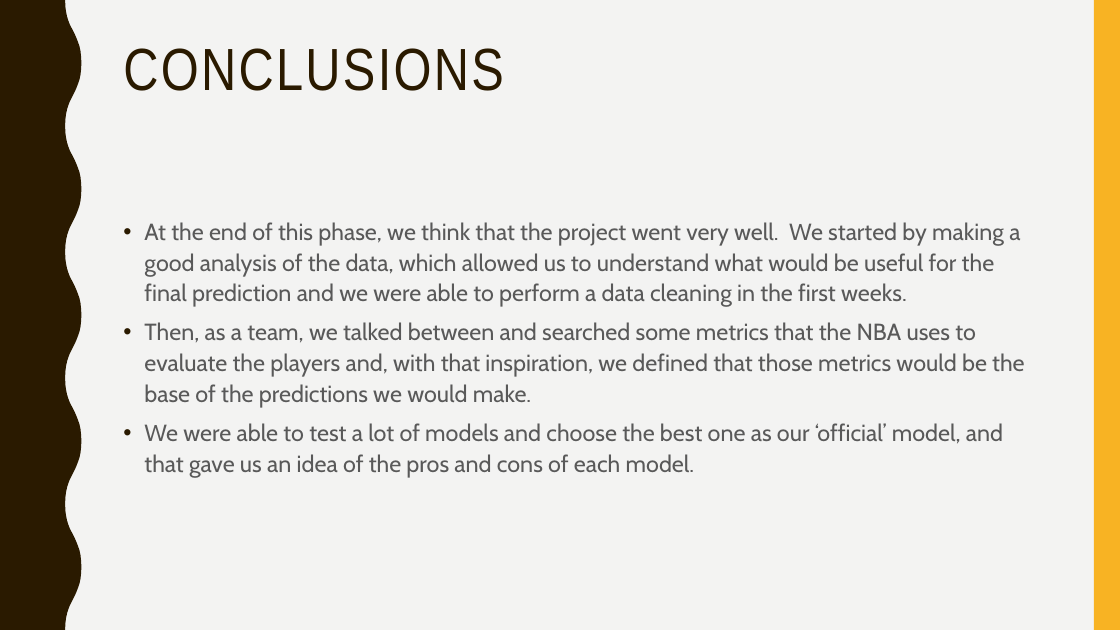
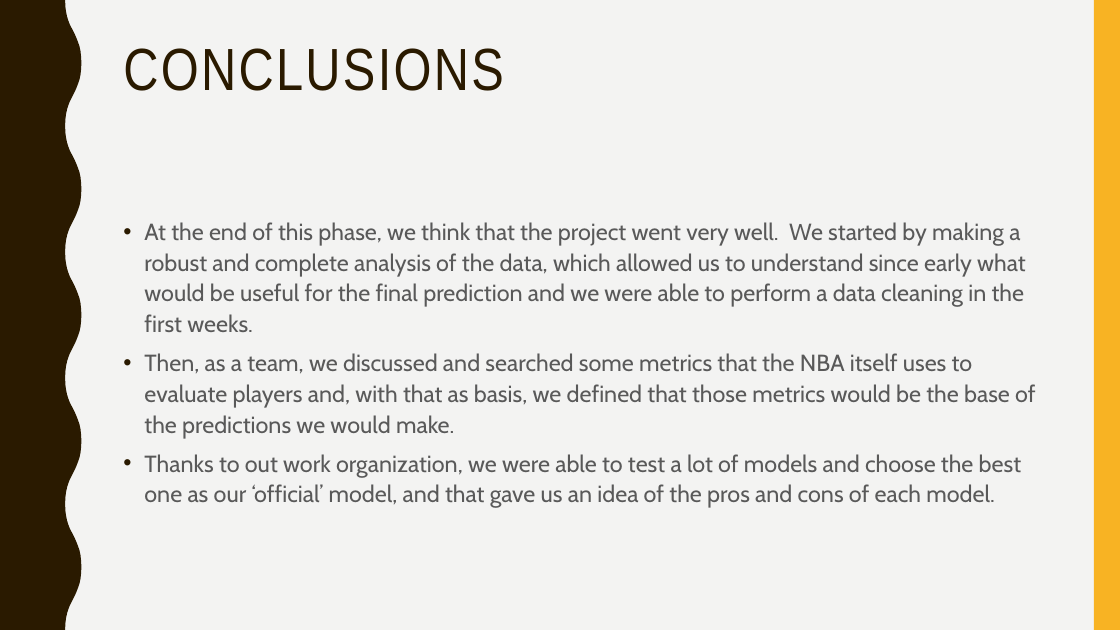
Before and after one commit to afs202005277/AC, a slide deck: slide 13 of ppt projeto.pptx (slide 24 before the commit). Drawn at 1120x630 pixels with LibreOffice and Linux fonts; fonts in the diff are those of the drawing. Boxes give left, top, right and bottom in pixels: in the first picture for what was removed or moved away, otherwise in the second. Text is boxed around its words. In the diff, an @@ line names an element or a change of style, - is before the commit and + after.

```diff
--- a/ppt projeto.pptx
+++ b/ppt projeto.pptx
@@ text at [144, 222, 1035, 508]: text changed @@
-• At the end of this phase, we think that the project went very well. We started by making a good analysis of the data, which allowed us to understand what would be useful for the final prediction and we were able to perform a data cleaning in the first weeks.
-• Then, as a team, we talked between and searched some metrics that the NBA uses to evaluate the players and, with that inspiration, we defined that those metrics would be the base of the predictions we would make.
-• We were able to test a lot of models and choose the best one as our ‘official’ model, and that gave us an idea of the pros and cons of each model.
+• At the end of this phase, we think that the project went very well. We started by making a robust and complete analysis of the data, which allowed us to understand since early what would be useful for the final prediction and we were able to perform a data cleaning in the first weeks.
+• Then, as a team, we discussed and searched some metrics that the NBA itself uses to evaluate players and, with that as basis, we defined that those metrics would be the base of the predictions we would make.
+• Thanks to out work organization, we were able to test a lot of models and choose the best one as our ‘official’ model, and that gave us an idea of the pros and cons of each model.
```
Also in this commit, not shown: 3 other slides changed, 1 slide added.
